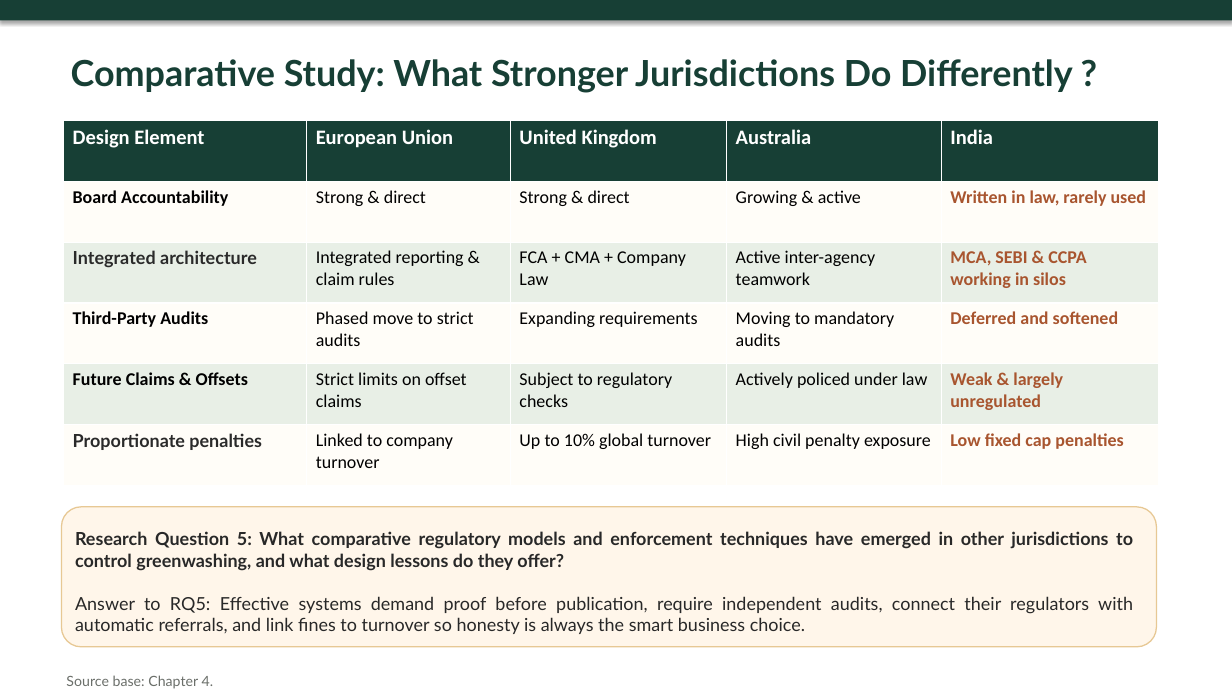
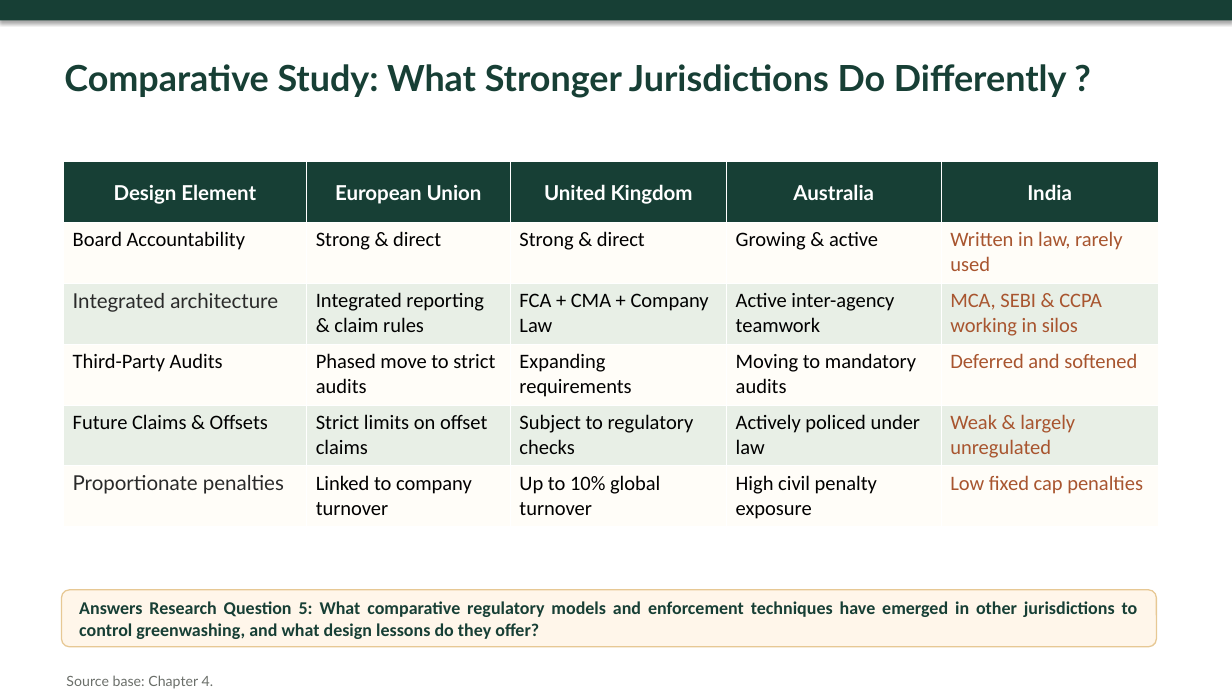
Before and after one commit to atul516/Final-VIva, a slide deck: slide 16 of Thesis Defence Presentation Final.pptx. Drawn at 1232x693 pixels with LibreOffice and Linux fonts; fonts in the diff are those of the drawing. Boxes give left, top, right and bottom in pixels: in the first picture for what was removed or moved away, otherwise in the second. Text is boxed around its words. In the diff, an @@ line names an element or a change of style, - is before the commit and + after.

Commit message:
Edit

```diff
--- a/Thesis Defence Presentation Final.pptx
+++ b/Thesis Defence Presentation Final.pptx
@@ text "Comparative Study: What Stronger Jurisdictions ...": place and size @@
-text "Comparative Study: What Stronger Jurisdictions ..." at box(71, 59, 1073, 93)
+text "Comparative Study: What Stronger Jurisdictions ..." at box(64, 64, 1067, 98)
@@ table at box(64, 162, 1158, 527) @@
@@ font Calibri to Lato in "Design Element", "European Union", "United Kingdom", "Australia" and 1 more places @@
@@ size 14 to 16 pt @@
@@ bold off in "Board Accountability", "Written in law, rarely used", "Integrated architecture", "MCA, SEBI & CCPA working in silos" and 6 more places @@
@@ alignment left to centre @@
@@ table: place and size @@
-table at box(64, 120, 1158, 485)
+table at box(64, 162, 1158, 527)
@@ rounded rectangle: place and size @@
-rounded rectangle at box(62, 507, 1157, 647)
+rounded rectangle at box(62, 590, 1157, 647)
@@ text at box(79, 601, 1138, 639): text changed; font Lato to Calibri; text colour #282828 to #173F35; bold on @@
-Research Question 5: What comparative regulatory models and enforcement techniques have emerged in other jurisdictions to control greenwashing, and what design lessons do they offer?
-Answer to RQ5: Effective systems demand proof before publication, require independent audits, connect their regulators with automatic referrals, and link fines to turnover so honesty is always the smart business choice.
+Answers Research Question 5: What comparative regulatory models and enforcement techniques have emerged in other jurisdictions to control greenwashing, and what design lessons do they offer?
```
Also in this commit, not shown: 8 other slides changed.
